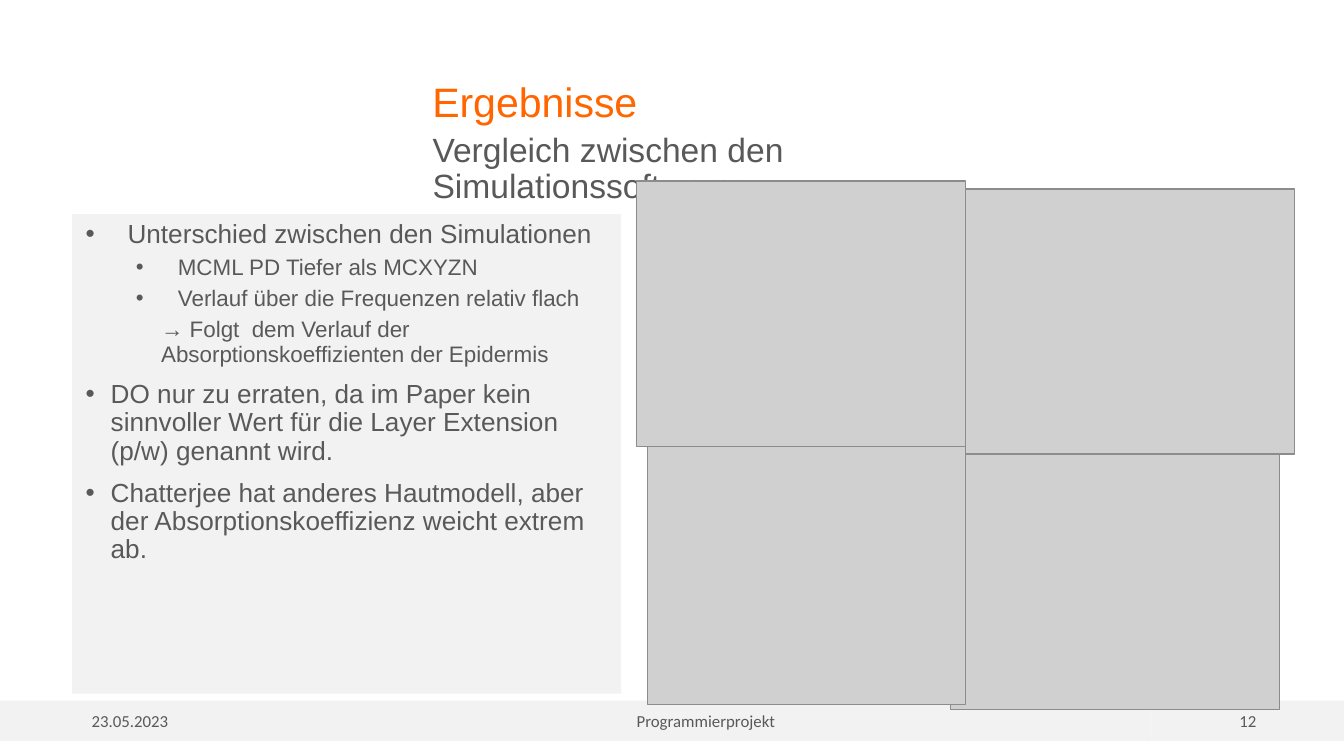
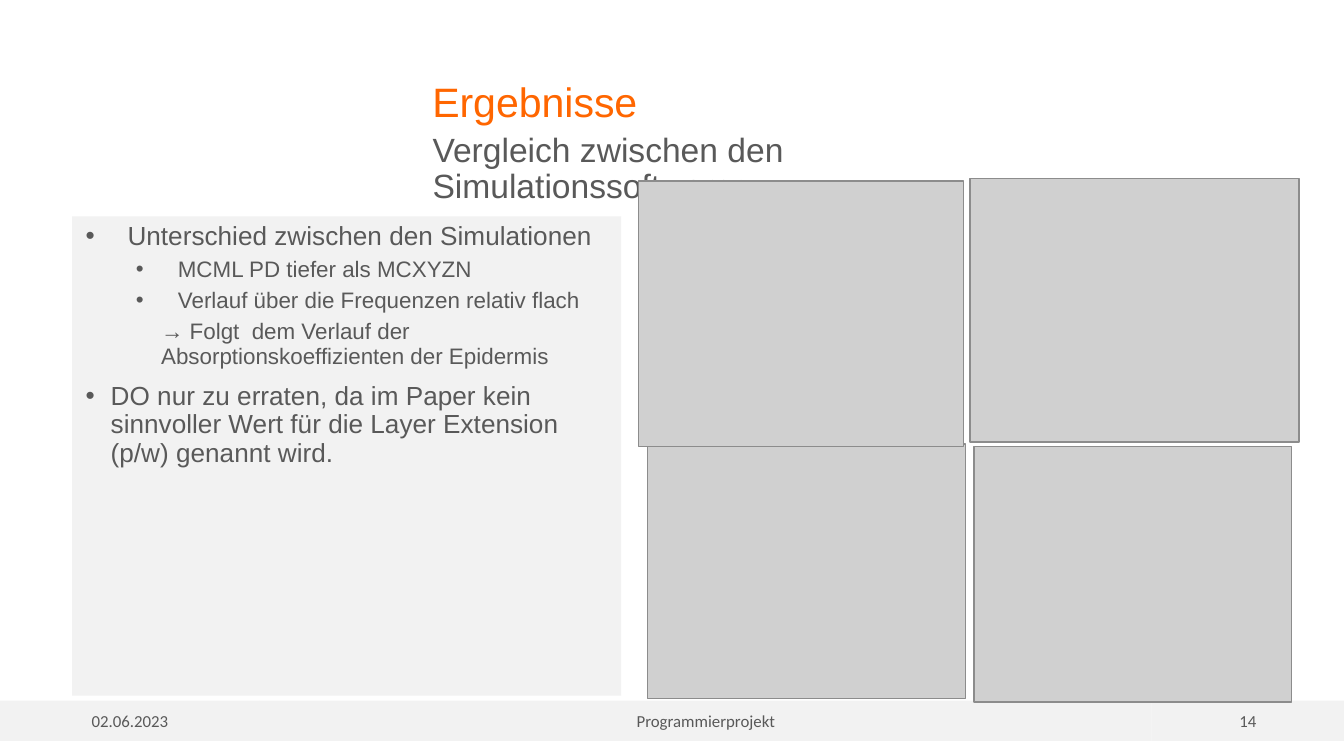
Before and after one commit to vmuelle/mcsim_for_tissue, a slide deck: slide 14 of MC_Tissue.pptx (slide 12 before the commit). Drawn at 1344x756 pixels with LibreOffice and Linux fonts; fonts in the diff are those of the drawing; grey boxes stand for pictures; background and template pictures are left out. Boxes give left, top, right and bottom in pixels: in the first picture for what was removed or moved away, otherwise in the second. Text is boxed around its words. In the diff, an @@ line names an element or a change of style, - is before the commit and + after.

```diff
--- a/MC_Tissue.pptx
+++ b/MC_Tissue.pptx
@@ picture: place and size @@
-picture at (965,190,1294,454)
+picture at (970,179,1300,442)
@@ text at (178,261,471,277): text changed @@
-  • MCML PD Tiefer als MCXYZN
+  • MCML PD tiefer als MCXYZN
@@ picture: place and size @@
-picture at (648,438,965,704)
+picture at (648,444,965,699)
@@ picture: place and size @@
-picture at (950,448,1279,710)
+picture at (974,446,1292,702)
@@ text at (111,483,584,558): paragraph removed @@
-• Chatterjee hat anderes Hautmodell, aber der Absorptionskoeffizienz weicht extrem ab.
@@ text in rectangle at (92,715,169,727): text changed @@
-23.05.2023
+02.06.2023
@@ page number at (1239,716,1256,727): text changed @@
-12
+14
```
Also in this commit, not shown: 14 other slides changed, 3 slides added, 41 other files.
